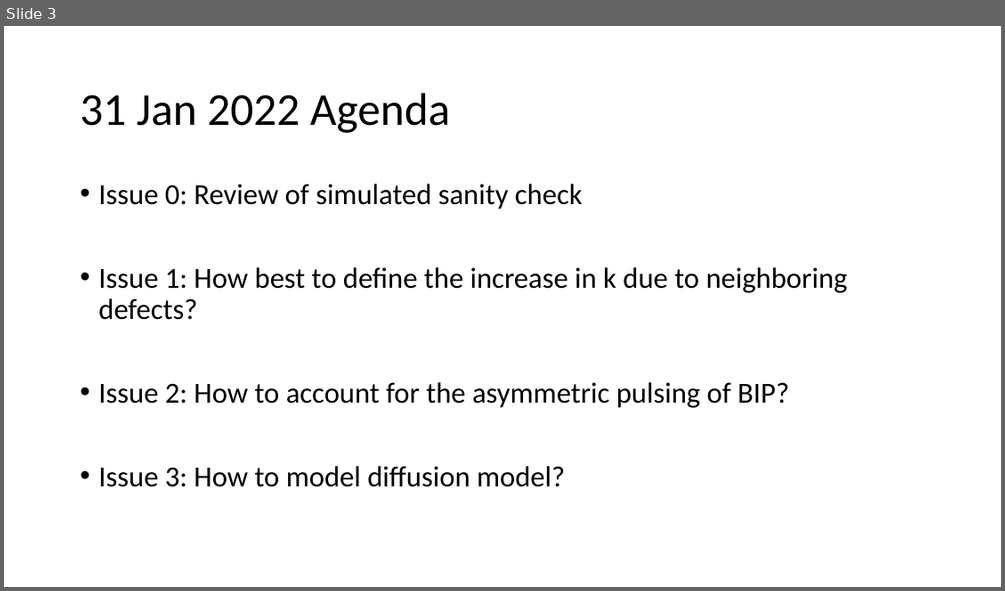
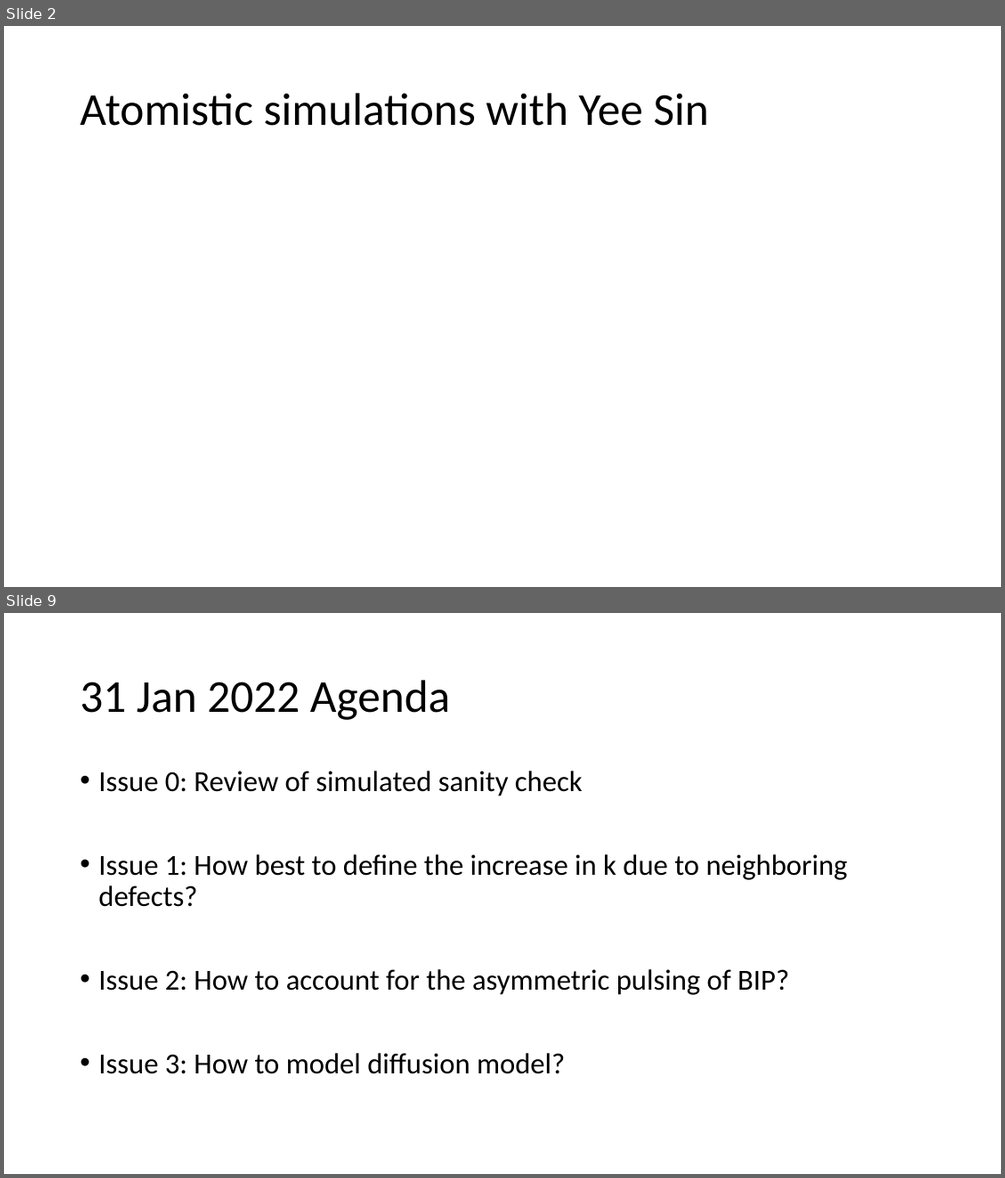
Before and after one commit to ChrisLiutx/Monte-Carlos-MgO-TDDB, a slide deck: Notes.pptx. Shown one above the other, each under a label of ours: slide 3 before the commit, slides 2 and 9 after it; the slides between them are not shown. The pictures are 1005x591 and 1005x1178 pixels, drawn with LibreOffice and Linux fonts; fonts in the diff are those of the drawing. Boxes give left, top, right and bottom in pixels: in the first picture for what was removed or moved away, otherwise in the second. Text is boxed around its words. In the diff, an @@ line names an element or a change of style, - is before the commit and + after.

```diff
--- a/Notes.pptx
+++ b/Notes.pptx
@@ slide 2 added at <box>4,26,1001,587</box>, background #FFFFFF @@
@@ title added at <box>80,93,709,126</box>, 44 pt, text #000000 @@
+Atomistic simulations with Yee Sin
@@ what was slide 3 is now slide 9 @@
```
Also in this commit, not shown: 4 slides changed, 11 other slides added, 1 slide removed, 4 other files.
